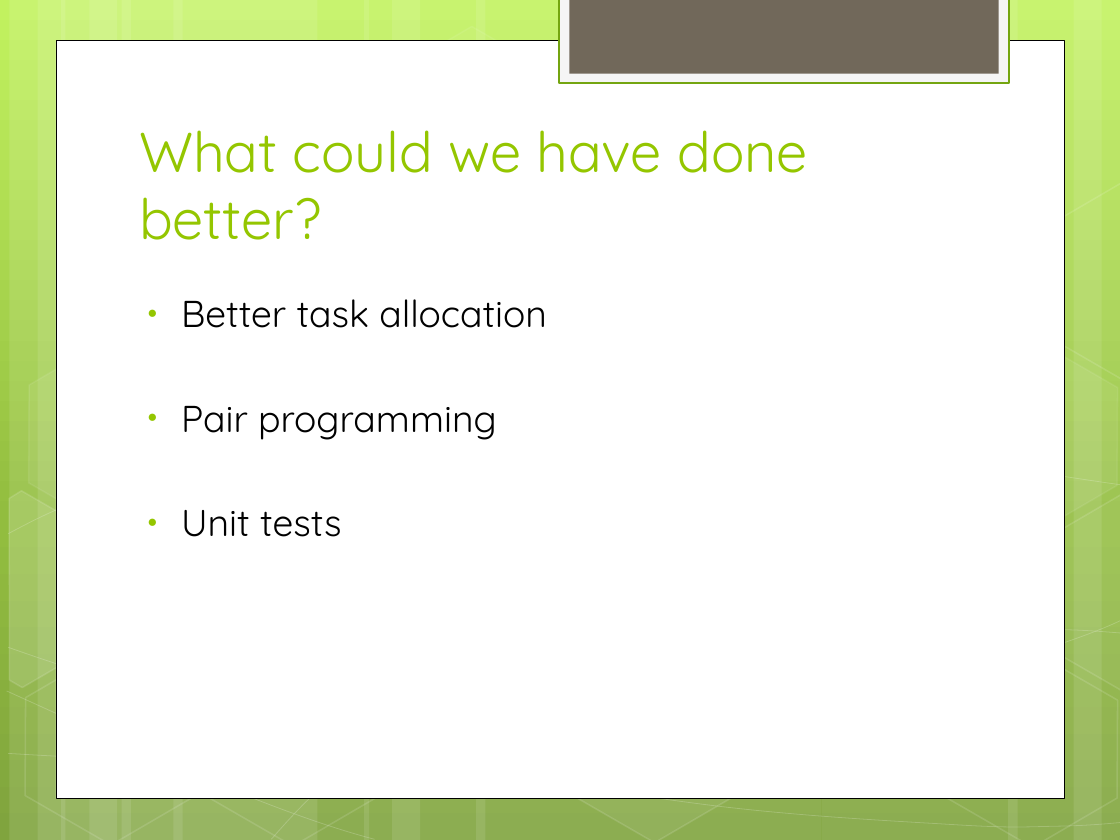
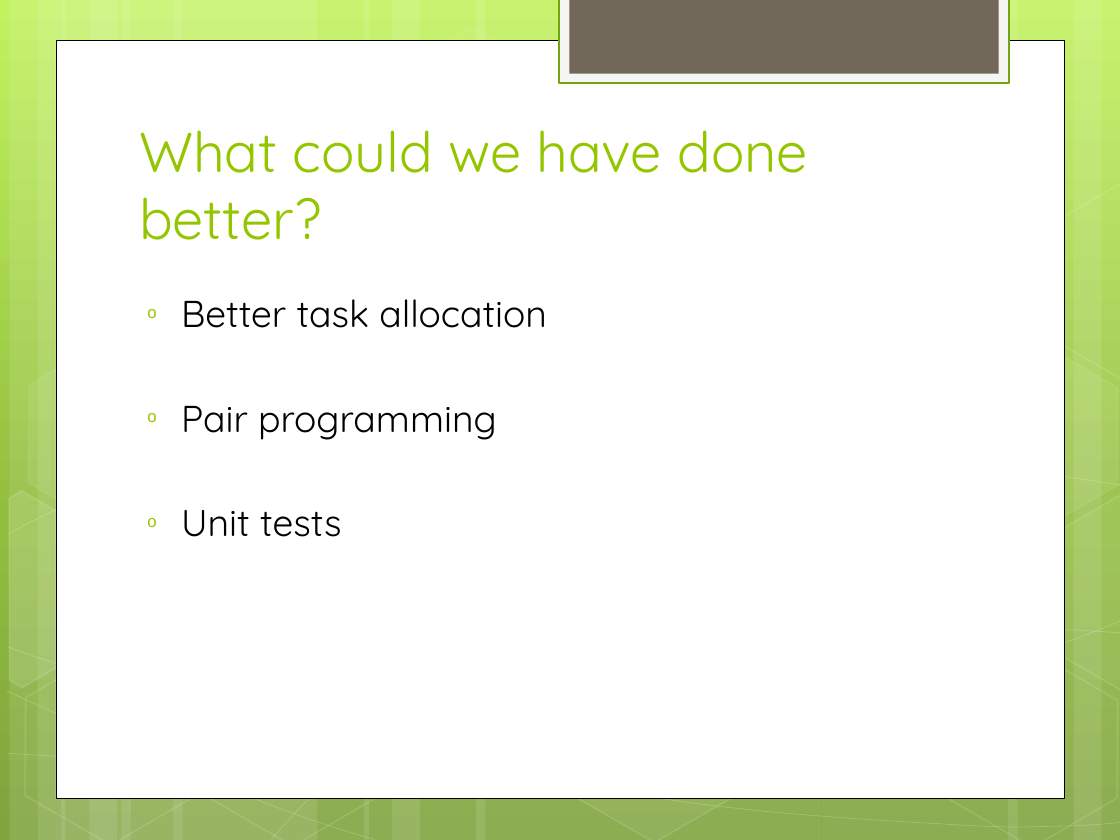
Before and after one commit to hiyenwong/cs679-b1-class-project, a slide deck: slide 22 of deliverables/final/Final Presentation.pptx (slide 23 before the commit). Drawn at 1120x840 pixels with LibreOffice and Linux fonts; fonts in the diff are those of the drawing. Boxes give left, top, right and bottom in pixels: in the first picture for what was removed or moved away, otherwise in the second. Text is boxed around its words. In the diff, an @@ line names an element or a change of style, - is before the commit and + after.

```diff
--- a/deliverables/final/Final Presentation.pptx
+++ b/deliverables/final/Final Presentation.pptx
@@ text "Better task allocation" at (181,299,547,537): bullet ● to o @@
```
Also in this commit, not shown: 13 other slides changed, 6 slides added, 2 slides removed.
